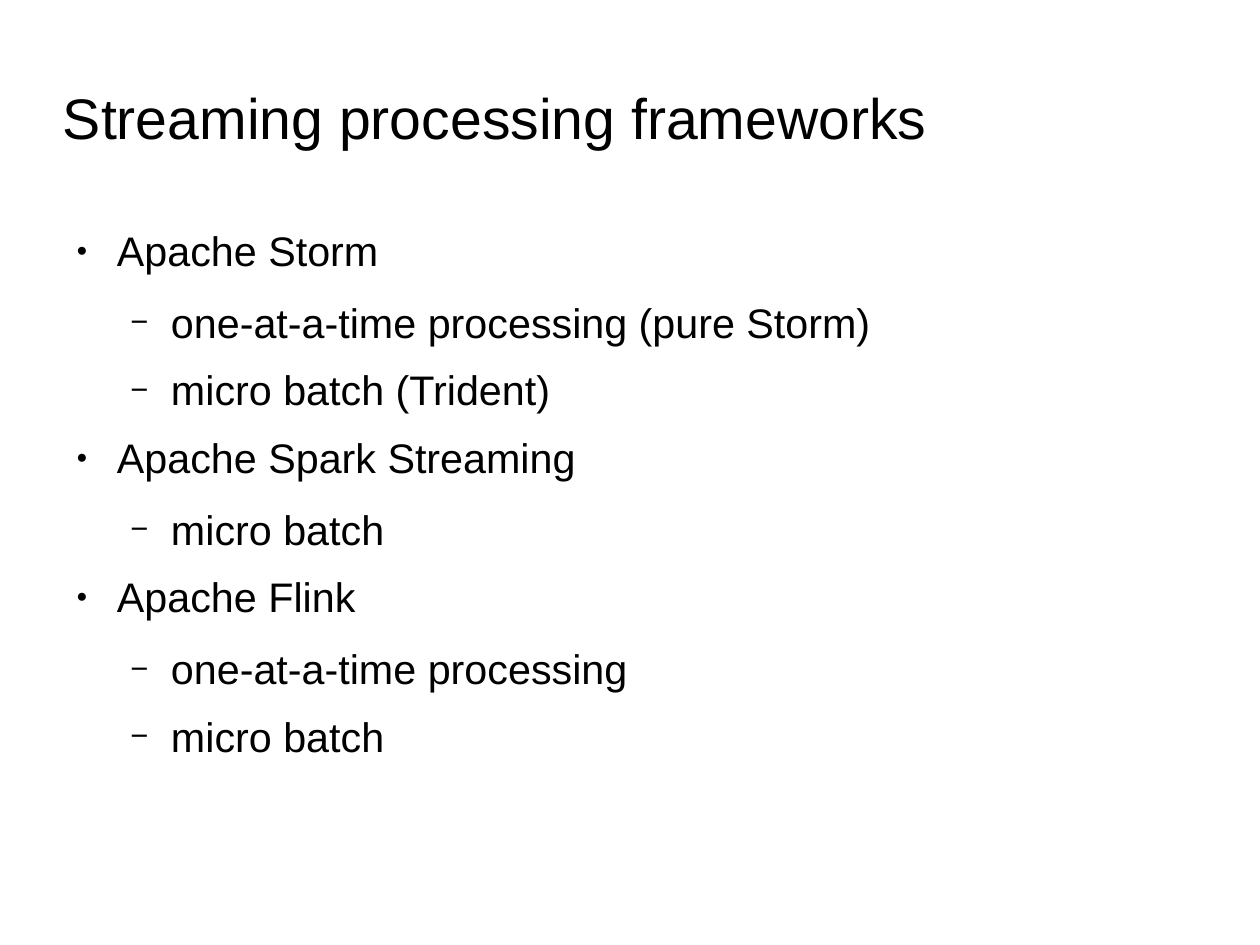
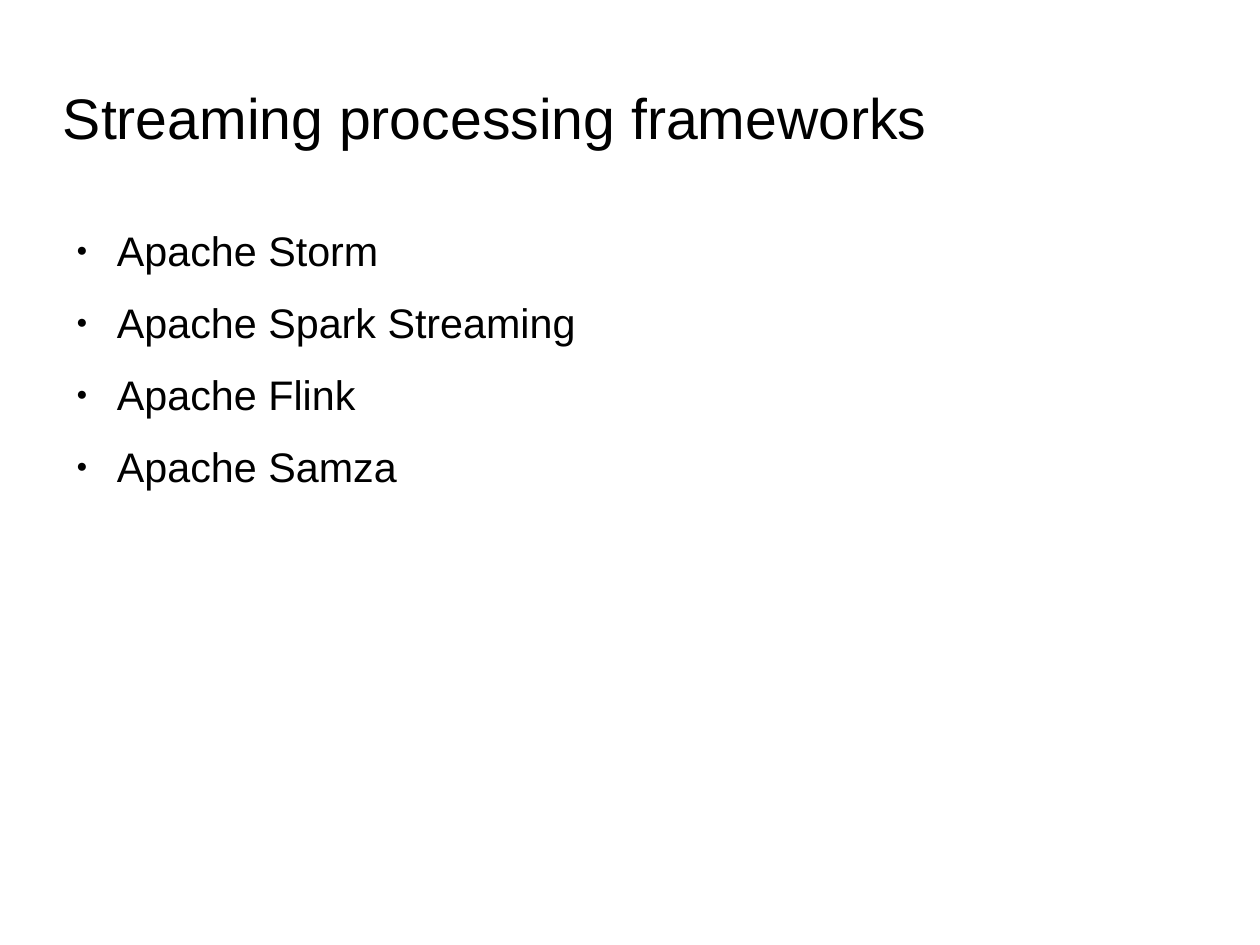
Before and after one commit to qiozas/Documents, a slide deck: slide 21 of fosscomm-2016/Big Data Streaming - FOSSCOMM 2016.odp. Drawn at 1260x945 pixels with LibreOffice and Linux fonts; fonts in the diff are those of the drawing; background and template pictures are left out. Boxes give left, top, right and bottom in pixels: in the first picture for what was removed or moved away, otherwise in the second. Text is boxed around its words. In the diff, an @@ line names an element or a change of style, - is before the commit and + after.

```diff
--- a/fosscomm-2016/Big Data Streaming - FOSSCOMM 2016.odp
+++ b/fosscomm-2016/Big Data Streaming - FOSSCOMM 2016.odp
@@ text at <box>171,308,870,413</box>: paragraphs removed @@
-  − one-at-a-time processing (pure Storm)
-  − micro batch (Trident)
@@ text at <box>117,452,396,490</box>: text changed @@
-  − one-at-a-time processing
-  − micro batch
+● Apache Samza
@@ text at <box>171,515,384,546</box>: paragraph removed @@
-  − micro batch
```
Also in this commit, not shown: 8 other slides changed, 1 other file.
